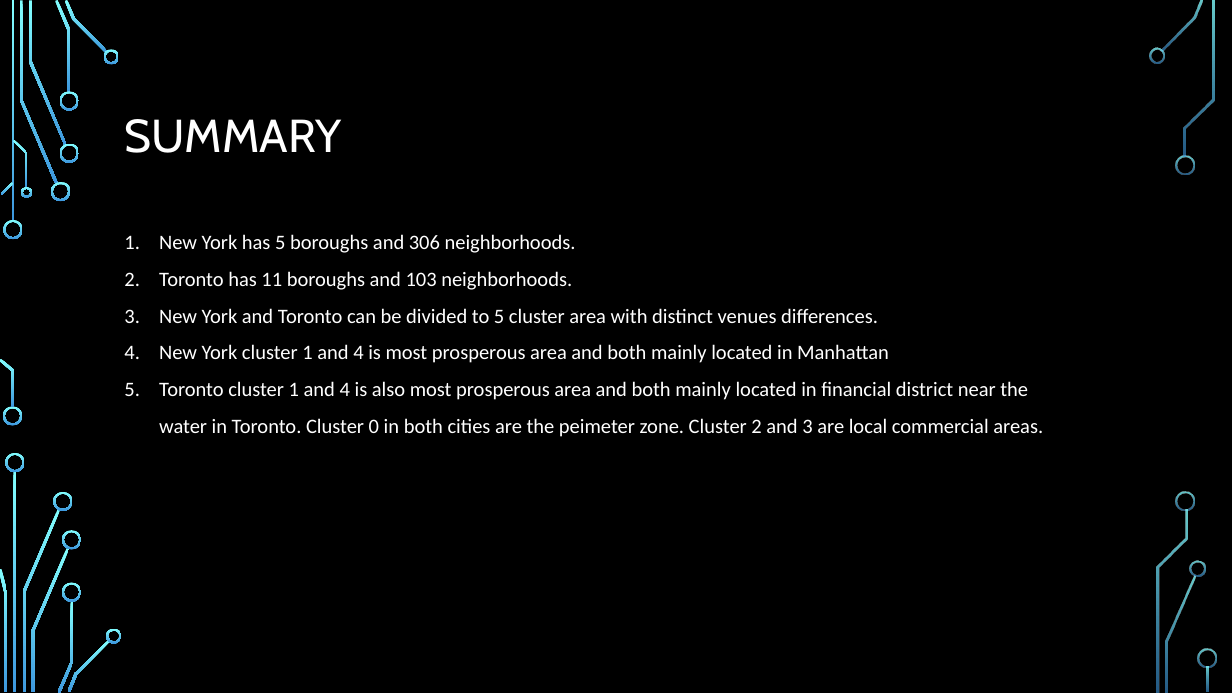
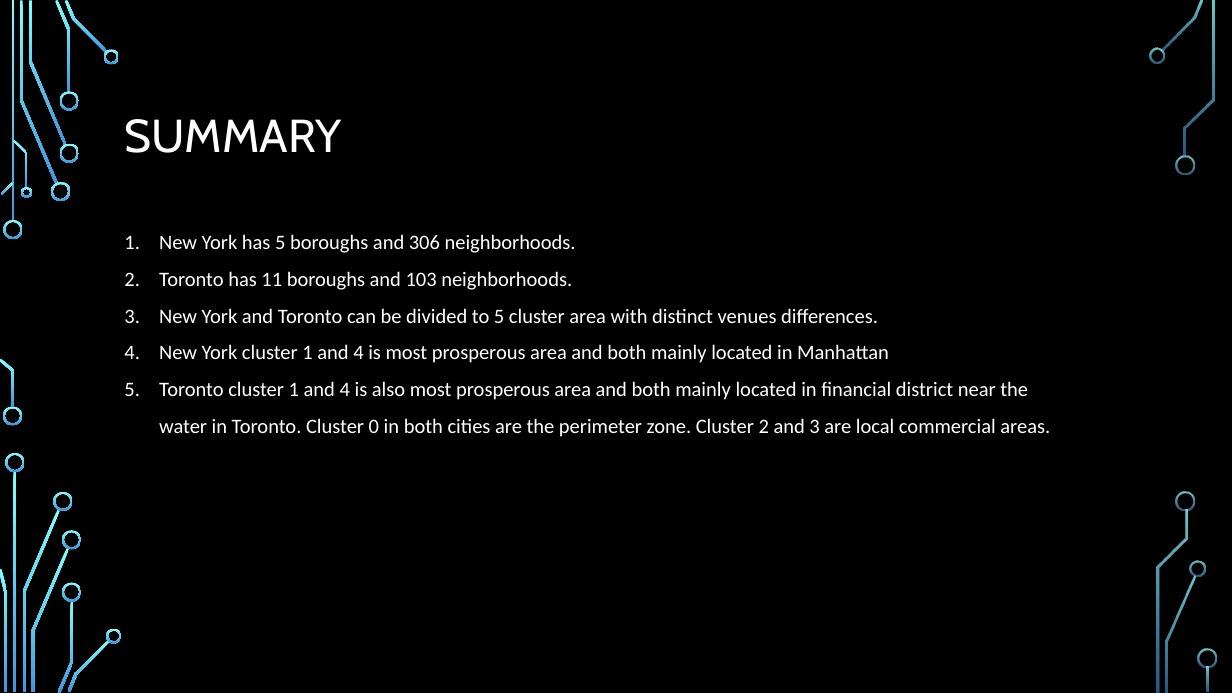
Before and after one commit to water0l/Coursera_Capstone, a slide deck: slide 9 of Capstone Project.pptx. Drawn at 1232x693 pixels with LibreOffice and Linux fonts; fonts in the diff are those of the drawing; background and template pictures are left out. Boxes give left, top, right and bottom in pixels: in the first picture for what was removed or moved away, otherwise in the second. Text is boxed around its words. In the diff, an @@ line names an element or a change of style, - is before the commit and + after.

Commit message:
update ppt

```diff
--- a/Capstone Project.pptx
+++ b/Capstone Project.pptx
@@ text at [159,381,1050,437]: text changed @@
-5. Toronto cluster 1 and 4 is also most prosperous area and both mainly located in financial district near the water in Toronto. Cluster 0 in both cities are the peimeter zone. Cluster 2 and 3 are local commercial areas.
+5. Toronto cluster 1 and 4 is also most prosperous area and both mainly located in financial district near the water in Toronto. Cluster 0 in both cities are the perimeter zone. Cluster 2 and 3 are local commercial areas.
```
